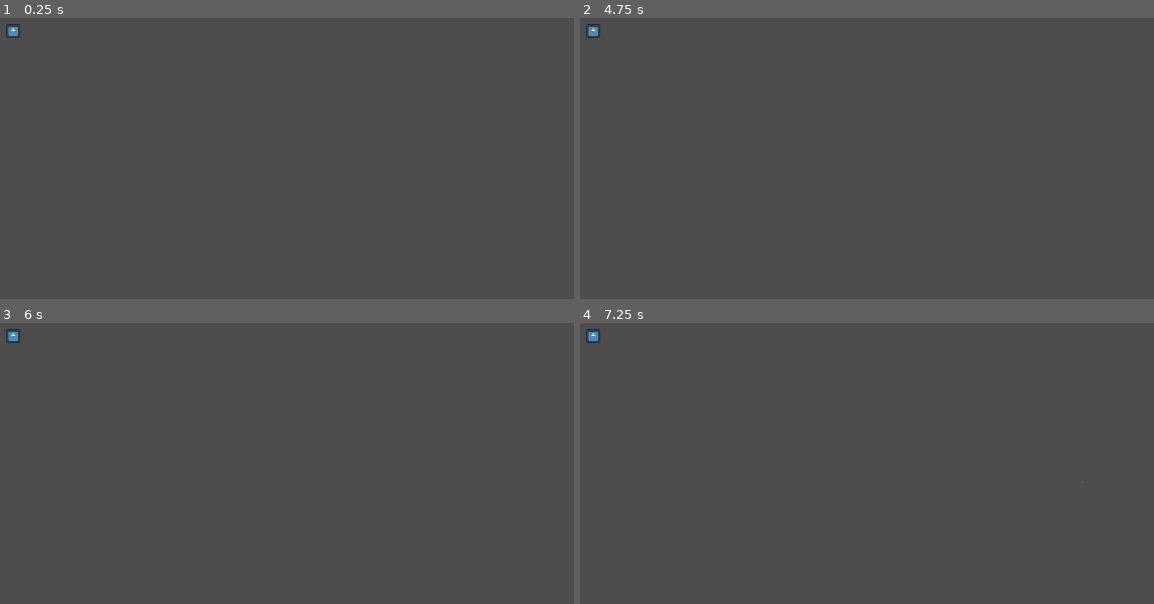
Above: before the commit, frames 1-4 (two rows, left to right).
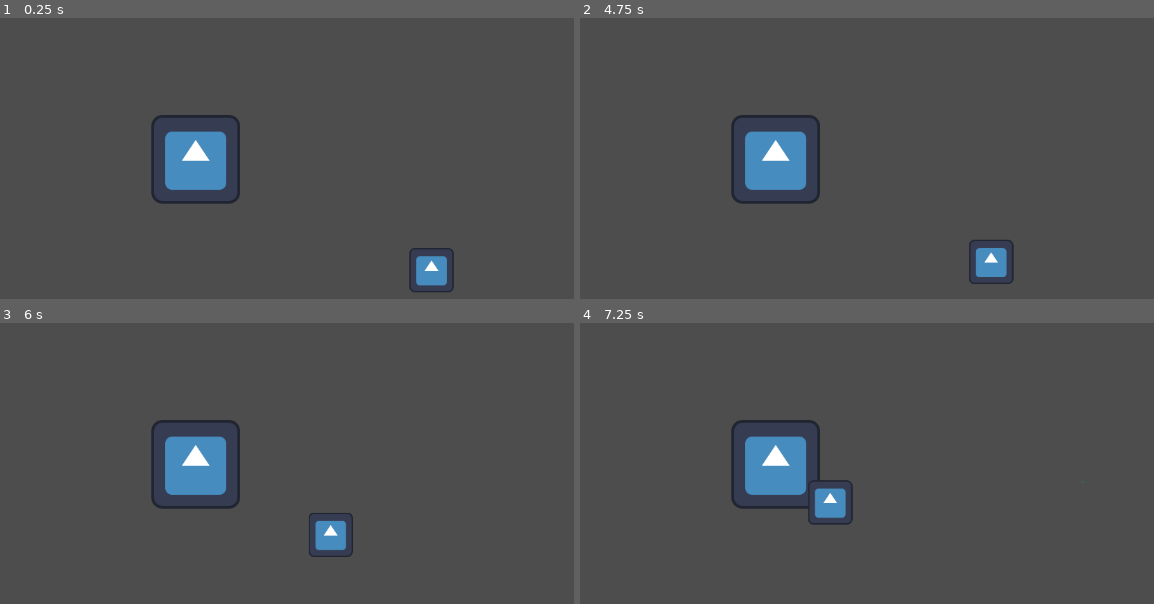
Above: after the commit, the same moments.

Repository: sirgladshoes/space-RTS-take2
Game: Godot game, scene res://scenes/main.tscn
The game is run twice, just before and just after one commit, with the same random seed, the same clock (stepped at 60 frames per second) and the same inputs. The engine's default icon, where the game draws it, is replaced by a stand-in: a white triangle on a blue panel in a dark square.
Inputs (mouse positions are in pixels of both pictures, inside the frame that each line leads up to):
- Up to frame 1 (0.25 s): no input
- Up to frame 2 (4.75 s): tap Enter at 0.5, 2, 3.5 s; move the mouse to (1085, 178) at 0.52 s; press the mouse at (1085, 178) at 0.53 s; right-click (1085, 178) at 0.8 s; tap Space at 1.25, 2.75, 4.25 s; move the mouse to (746, 223) at 1.27 s; release the mouse at (746, 223) at 1.28 s; right-click (746, 223) at 1.35 s; click (746, 223) at 1.55 s; move the mouse to (987, 99) at 2.02 s; press the mouse at (987, 99) at 2.03 s; right-click (987, 99) at 2.3 s; move the mouse to (867, 290) at 2.77 s; release the mouse at (867, 290) at 2.78 s; right-click (867, 290) at 2.85 s; click (867, 290) at 3.05 s; move the mouse to (1148, 268) at 3.52 s; press the mouse at (1148, 268) at 3.53 s; right-click (1148, 268) at 3.8 s; move the mouse to (666, 133) at 4.27 s; release the mouse at (666, 133) at 4.28 s; right-click (666, 133) at 4.35 s; click (666, 133) at 4.55 s
- Up to frame 3 (6 s): move the mouse to (367, 505) at 5.02 s; press the mouse at (367, 505) at 5.03 s; right-click (367, 505) at 5.3 s; move the mouse to (206, 393) at 5.77 s; release the mouse at (206, 393) at 5.78 s; right-click (206, 393) at 5.85 s
- Up to frame 4 (7.25 s): click (786, 393) at 6.05 s; move the mouse to (1085, 483) at 6.52 s; press the mouse at (1085, 483) at 6.53 s; right-click (1085, 483) at 6.8 s

The runs differ from the first frame. In frame 1, 3.7% of the frame differs, in the area x 1-80%, y 2-98%; in frame 2, 3.7%, in the area x 1-76%, y 2-95%; in frame 3, 3.6%; in frame 4, 3.6%.

Commit message:
you can issue commands and stuff now, this is like 4 days of work

Diff:
--- a/project.godot
+++ b/project.godot
@@ -22,7 +22,13 @@
 "events": [Object(InputEventMouseButton,"resource_local_to_scene":false,"resource_name":"","device":-1,"window_id":0,"a …(253 unchanged characters)…
 ]
 }
+command={
+"deadzone": 0.2,
+"events": [Object(InputEventMouseButton,"resource_local_to_scene":false,"resource_name":"","device":-1,"window_id":0,"alt_pressed":false,"shift_pressed":false,"ctrl_pressed":false,"meta_pressed":false,"button_mask":0,"position":Vector2(0, 0),"global_position":Vector2(0, 0),"factor":1.0,"button_index":2,"canceled":false,"pressed":false,"double_click":false,"script":null)
+]
+}
 
 [layer_names]
 
 2d_physics/layer_1="selectable"
+2d_physics/layer_2="command_context"
--- a/scenes/main.tscn
+++ b/scenes/main.tscn
@@ -1,23 +1,34 @@
-[gd_scene load_steps=4 format=3 uid="uid://cxew7m7a508m0"]
+[gd_scene load_steps=6 format=3 uid="uid://cxew7m7a508m0"]
 
-[ext_resource type="Script" uid="uid://drk72iaypq6j3" path="res://scripts/command_manager.gd" id="1_o5qli"]
+[ext_resource type="Script" uid="uid://drk72iaypq6j3" path="res://scripts/command_logic/command_manager.gd" id="1_o5qli"]
 [ext_resource type="Texture2D" uid="uid://c4h08cmpl6ahr" path="res://icon.svg" id="2_0wfyh"]
+[ext_resource type="PackedScene" uid="uid://blyhemo55akcw" path="res://scenes/units/mining_ship.tscn" id="4_jyhfs"]
+[ext_resource type="Script" uid="uid://doikskm31bjhj" path="res://scripts/command_logic/command_context.gd" id="5_tbgi4"]
 
-[sub_resource type="RectangleShape2D" id="RectangleShape2D_o5qli"]
+[sub_resource type="RectangleShape2D" id="RectangleShape2D_tbgi4"]
+size = Vector2(127, 128)
 
 [node name="main" type="Node2D"]
 
 [node name="command_manager" type="Node2D" parent="."]
+z_index = 80
 script = ExtResource("1_o5qli")
 selection_width = 3
 
-[node name="StaticBody2D" type="StaticBody2D" parent="."]
+[node name="asteroid" type="Node2D" parent="."]
+position = Vector2(386, 266)
 
-[node name="CollisionShape2D" type="CollisionShape2D" parent="StaticBody2D"]
-position = Vector2(123, 81)
-shape = SubResource("RectangleShape2D_o5qli")
+[node name="Icon" type="Sprite2D" parent="asteroid"]
+texture = ExtResource("2_0wfyh")
 
-[node name="Icon" type="Sprite2D" parent="."]
-position = Vector2(123, 81)
-scale = Vector2(0.15625009, 0.15625003)
-texture = ExtResource("2_0wfyh")
+[node name="command_context" type="Area2D" parent="asteroid"]
+script = ExtResource("5_tbgi4")
+metadata/_custom_type_script = "uid://doikskm31bjhj"
+
+[node name="CollisionShape2D" type="CollisionShape2D" parent="asteroid/command_context"]
+position = Vector2(-0.5, 0)
+shape = SubResource("RectangleShape2D_tbgi4")
+
+[node name="mining_ship" parent="." instance=ExtResource("4_jyhfs")]
+position = Vector2(726, 426)
+target_range = 200
--- /dev/null
+++ b/scenes/units/mining_ship.tscn
@@ -0,0 +1,24 @@
+[gd_scene load_steps=5 format=3 uid="uid://blyhemo55akcw"]
+
+[ext_resource type="Script" uid="uid://bovpo7seytbqv" path="res://scripts/units/mining_ship.gd" id="1_vo50n"]
+[ext_resource type="Script" uid="uid://bd24p5rucivqh" path="res://scripts/command_logic/selectable.gd" id="2_f46tj"]
+[ext_resource type="Texture2D" uid="uid://c4h08cmpl6ahr" path="res://icon.svg" id="3_ckyon"]
+
+[sub_resource type="RectangleShape2D" id="RectangleShape2D_x55ac"]
+size = Vector2(64, 64)
+
+[node name="mining_ship" type="Node2D"]
+script = ExtResource("1_vo50n")
+
+[node name="Icon" type="Sprite2D" parent="."]
+scale = Vector2(0.5, 0.5)
+texture = ExtResource("3_ckyon")
+
+[node name="selectable" type="Area2D" parent="."]
+script = ExtResource("2_f46tj")
+metadata/_custom_type_script = "uid://bd24p5rucivqh"
+
+[node name="CollisionShape2D" type="CollisionShape2D" parent="selectable"]
+shape = SubResource("RectangleShape2D_x55ac")
+
+[connection signal="on_command_given" from="selectable" to="." method="selectable_on_command_given"]
--- /dev/null
+++ b/scripts/command_logic/command_context.gd
@@ -0,0 +1,9 @@
+class_name command_context extends Area2D
+
+
+@export var context = command_manager.commands.MINE
+
+
+func _ready() -> void:
+	collision_layer = 2
+	collision_mask = 0
--- /dev/null
+++ b/scripts/command_logic/command_manager.gd
@@ -0,0 +1,101 @@
+class_name command_manager extends Node2D
+
+@export var selection_width: int = 1
+
+var select_origin = null
+var selected_units = []
+
+var command_origin = null
+
+enum commands{
+	MOVE,
+	MINE,
+	ATTACK
+}
+
+func _input(event: InputEvent) -> void:
+	if event.is_action_pressed("select"):
+		select_origin = get_global_mouse_position()
+	elif event.is_action_released("select"):
+		select_units()
+	elif event.is_action_pressed("command"):
+		if selected_units:
+			command_origin = get_global_mouse_position()
+	elif event.is_action_released("command"):
+		give_command()
+
+func _process(_delta: float) -> void:
+	queue_redraw()
+
+func _draw() -> void:
+	if select_origin:
+		var mouse = get_global_mouse_position()
+		var rect = Rect2(select_origin, mouse-select_origin)
+		var color = Color(0.107, 0.453, 0.48, 0.6)
+		draw_rect(rect, color, false, selection_width)
+	if command_origin:
+		var mouse = get_global_mouse_position()
+		var rect = Rect2(command_origin, mouse-command_origin)
+		var color = Color(0.106, 0.769, 0.184, 0.6)
+		draw_rect(rect, color, false, selection_width)
+
+func rect_cast(size: Vector2, center: Vector2, mask: int) -> Array:
+	var shape_query = PhysicsShapeQueryParameters2D.new()
+	var rect = RectangleShape2D.new()
+
+	shape_query.collision_mask = mask
+	shape_query.set_collide_with_areas(true)
+
+	rect.set_size(size)
+	shape_query.transform = Transform2D(0, center)
+	shape_query.set_shape(rect)
+
+	var physics_state = get_world_2d().direct_space_state
+	var result = physics_state.intersect_shape(shape_query)
+
+	return result
+
+func select_units():
+	if not select_origin:
+		return
+
+	var mouse_pos = get_global_mouse_position()
+	var size = (mouse_pos-select_origin).abs()
+	var center = select_origin+(mouse_pos-select_origin)/2
+	var result = rect_cast(size, center, 1)
+
+	select_origin = null
+
+	selected_units = []
+	if result:
+		for item in result:
+			var unit = item.collider
+			selected_units.append(unit)
+			if unit is selectable:
+				unit.selected()
+
+func give_command():
+	if not command_origin:
+		return
+
+	var mouse_pos = get_global_mouse_position()
+	var size = (mouse_pos-command_origin).abs()
+	var command_center = command_origin+(mouse_pos-command_origin)/2
+	var result = rect_cast(size, command_center, 2)
+
+	command_origin = null
+
+	#begin command logic
+	var context = commands.MOVE
+	if result and result[0].collider is command_context:
+		context = result[0].collider.context
+
+	var args = []
+	match context:
+		commands.MOVE:
+			args.append(command_center)
+		commands.MINE:
+			args.append(result[0].collider)
+
+	for unit in selected_units:
+			unit.command_given(context, args)
--- /dev/null
+++ b/scripts/command_logic/selectable.gd
@@ -0,0 +1,15 @@
+class_name selectable extends Area2D
+
+
+signal on_selected()
+signal on_command_given(command, args)
+
+func _ready() -> void:
+	collision_mask = 0
+	collision_layer = 1
+
+func selected():
+	on_selected.emit()
+
+func command_given(command: int, args: Array):
+	on_command_given.emit(command, args)
--- a/scripts/command_manager.gd
+++ /dev/null
@@ -1,33 +0,0 @@
-extends Node2D
-
-@export var selection_width: int = 1
-
-var select_origin = null
-
-func _input(event: InputEvent) -> void:
-	if event.is_action_pressed("select"):
-		select_origin = get_global_mouse_position()
-	elif event.is_action_released("select"):
-		var mouse_pos = get_global_mouse_position()
-
-		var shape_query = PhysicsShapeQueryParameters2D.new()
-		var rect = RectangleShape2D.new()
-
-		rect.set_size((mouse_pos-select_origin).abs())
-		shape_query.transform = Transform2D(0, select_origin+(mouse_pos-select_origin)/2)
-		shape_query.set_shape(rect)
-
-		var physics_state = get_world_2d().direct_space_state
-		var result = physics_state.intersect_shape(shape_query)
-		print(result)
-		select_origin = null
-
-func _process(_delta: float) -> void:
-	queue_redraw()
-
-func _draw() -> void:
-	if select_origin:
-		var mouse = get_global_mouse_position()
-		var rect = Rect2(select_origin, mouse-select_origin)
-		var color = Color(0.107, 0.453, 0.48, 0.6)
-		draw_rect(rect, color, false, selection_width)
--- /dev/null
+++ b/scripts/state_machine.gd
@@ -0,0 +1,6 @@
+extends Node
+
+var current_state: String
+var previous_state: String
+
+func _process(delta: float) -> void:
--- /dev/null
+++ b/scripts/units/mining_ship.gd
@@ -0,0 +1,35 @@
+extends Node2D
+
+@export var move_speed: int = 100
+@export var target_range: int = 100
+
+var target_position: Vector2
+var target_mineable: Node
+
+var inventory = {"temp": 0}
+
+
+
+func _physics_process(delta: float) -> void:
+	#given mine command
+	if target_mineable:
+		var target_pos = target_mineable.global_position
+
+		if global_position.distance_to(target_pos) > target_range:
+			global_position = global_position.move_toward(target_pos, move_speed*delta)
+		else:
+			inventory.temp += delta
+
+	#given move command
+	if target_position:
+		global_position = global_position.move_toward(target_position, move_speed*delta)
+
+
+func selectable_on_command_given(command: Variant, args: Variant) -> void:
+	target_position = Vector2.ZERO
+	target_mineable = null
+	match command:
+		command_manager.commands.MOVE:
+			target_position = args[0]
+		command_manager.commands.MINE:
+			target_mineable = args[0]
Not shown, added: scripts/command_logic/command_context.gd.uid
Renamed: scripts/command_manager.gd.uid -> scripts/command_logic/command_manager.gd.uid
Not shown, added: scripts/command_logic/selectable.gd.uid
Not shown, added: scripts/state_machine.gd.uid
Not shown, added: scripts/units/mining_ship.gd.uid
Not shown, added: todo.txt
